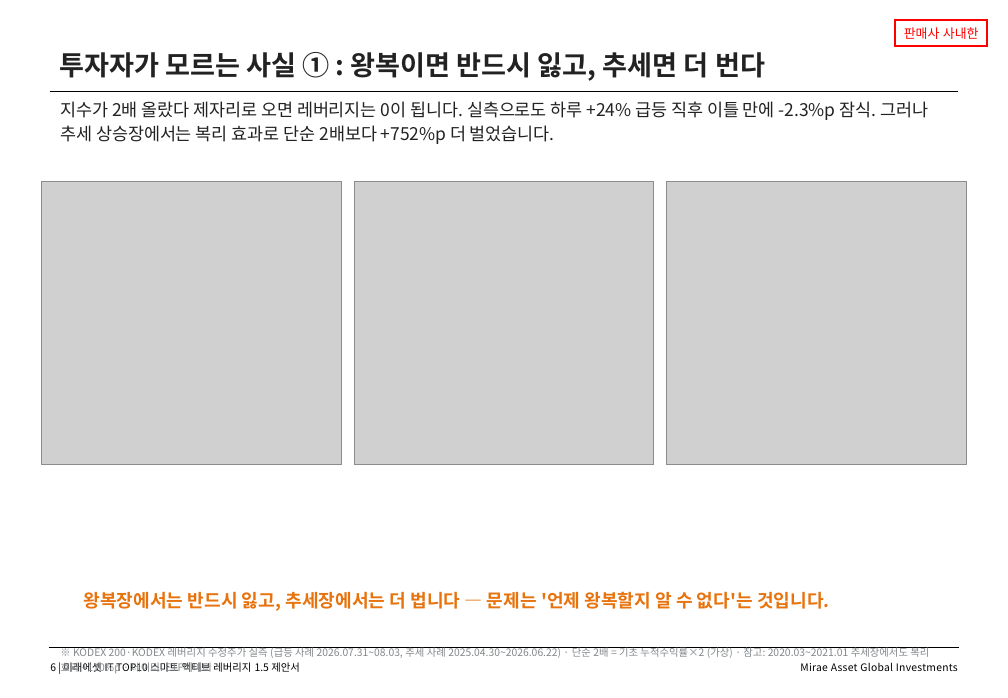
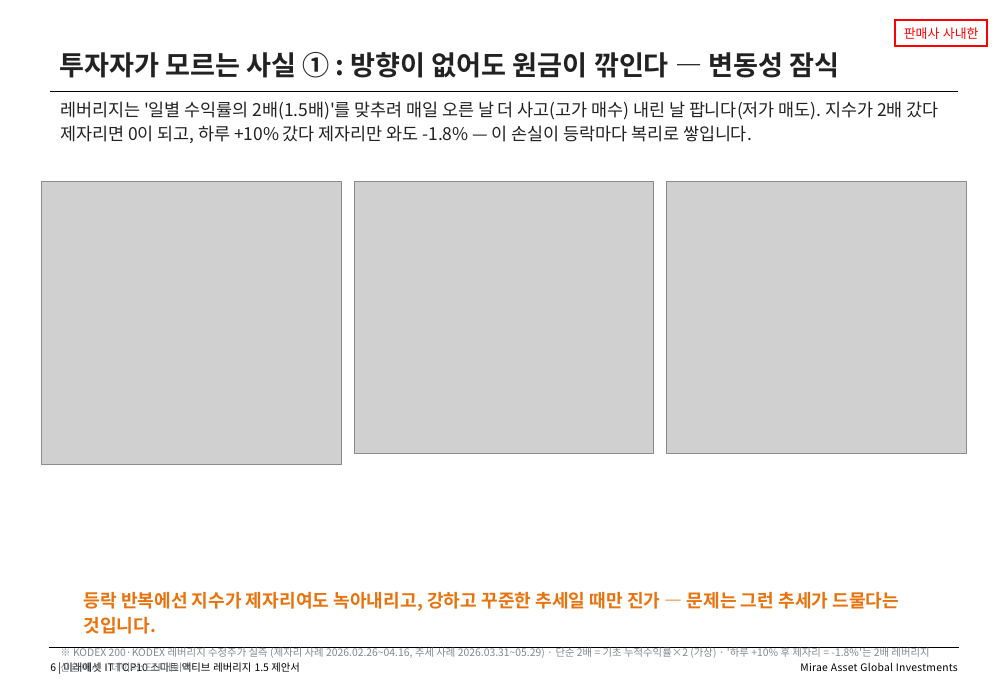
Before and after one commit to gamer383-bit/Volatility-Fund, a slide deck: slide 6 of 제안서/IT_TOP10_스마트액티브레버리지15_v1_20260812.pptx. Drawn at 1008x698 pixels with LibreOffice and Linux fonts; fonts in the diff are those of the drawing; grey boxes stand for pictures. Boxes give left, top, right and bottom in pixels: in the first picture for what was removed or moved away, otherwise in the second. Text is boxed around its words. In the diff, an @@ line names an element or a change of style, - is before the commit and + after.

```diff
--- a/제안서/IT_TOP10_스마트액티브레버리지15_v1_20260812.pptx
+++ b/제안서/IT_TOP10_스마트액티브레버리지15_v1_20260812.pptx
@@ text at (x1=59, y1=52, x2=839, y2=78): text changed @@
-투자자가 모르는 사실 ① : 왕복이면 반드시 잃고, 추세면 더 번다
+투자자가 모르는 사실 ① : 방향이 없어도 원금이 깎인다 — 변동성 잠식
@@ text at (x1=60, y1=101, x2=939, y2=143): text changed @@
-지수가 2배 올랐다 제자리로 오면 레버리지는 0이 됩니다. 실측으로도 하루 +24% 급등 직후 이틀 만에 -2.3%p 잠식. 그러나 추세 상승장에서는 복리 효과로 단순 2배보다 +752%p 더 벌었습니다.
+레버리지는 '일별 수익률의 2배(1.5배)'를 맞추려 매일 오른 날 더 사고(고가 매수) 내린 날 팝니다(저가 매도). 지수가 2배 갔다 제자리면 0이 되고, 하루 +10% 갔다 제자리만 와도 -1.8% — 이 손실이 등락마다 복리로 쌓입니다.
@@ picture resized from (x1=355, y1=181, x2=654, y2=464) to (x1=355, y1=181, x2=654, y2=454) @@
@@ picture resized from (x1=667, y1=181, x2=967, y2=464) to (x1=667, y1=181, x2=967, y2=454) @@
@@ text at (x1=84, y1=591, x2=900, y2=634): text changed @@
-왕복장에서는 반드시 잃고, 추세장에서는 더 법니다 — 문제는 '언제 왕복할지 알 수 없다'는 것입니다.
+등락 반복에선 지수가 제자리여도 녹아내리고, 강하고 꾸준한 추세일 때만 진가 — 문제는 그런 추세가 드물다는 것입니다.
@@ text at (x1=73, y1=647, x2=929, y2=672): text changed @@
-※ KODEX 200·KODEX 레버리지 수정주가 실측 (급등 사례 2026.07.31~08.03, 추세 사례 2025.04.30~2026.06.22) · 단순 2배 = 기초 누적수익률×2 (가상) · 참고: 2020.03~2021.01 추세장에서도 복리 효과 +110%p · 데이터: ETF데이터
+※ KODEX 200·KODEX 레버리지 수정주가 실측 (제자리 사례 2026.02.26~04.16, 추세 사례 2026.03.31~05.29) · 단순 2배 = 기초 누적수익률×2 (가상) · '하루 +10% 후 제자리 = -1.8%'는 2배 레버리지 산술 예시 · 데이터: ETF데이터
```
Also in this commit, not shown: 1 other slide changed, 7 other files.
